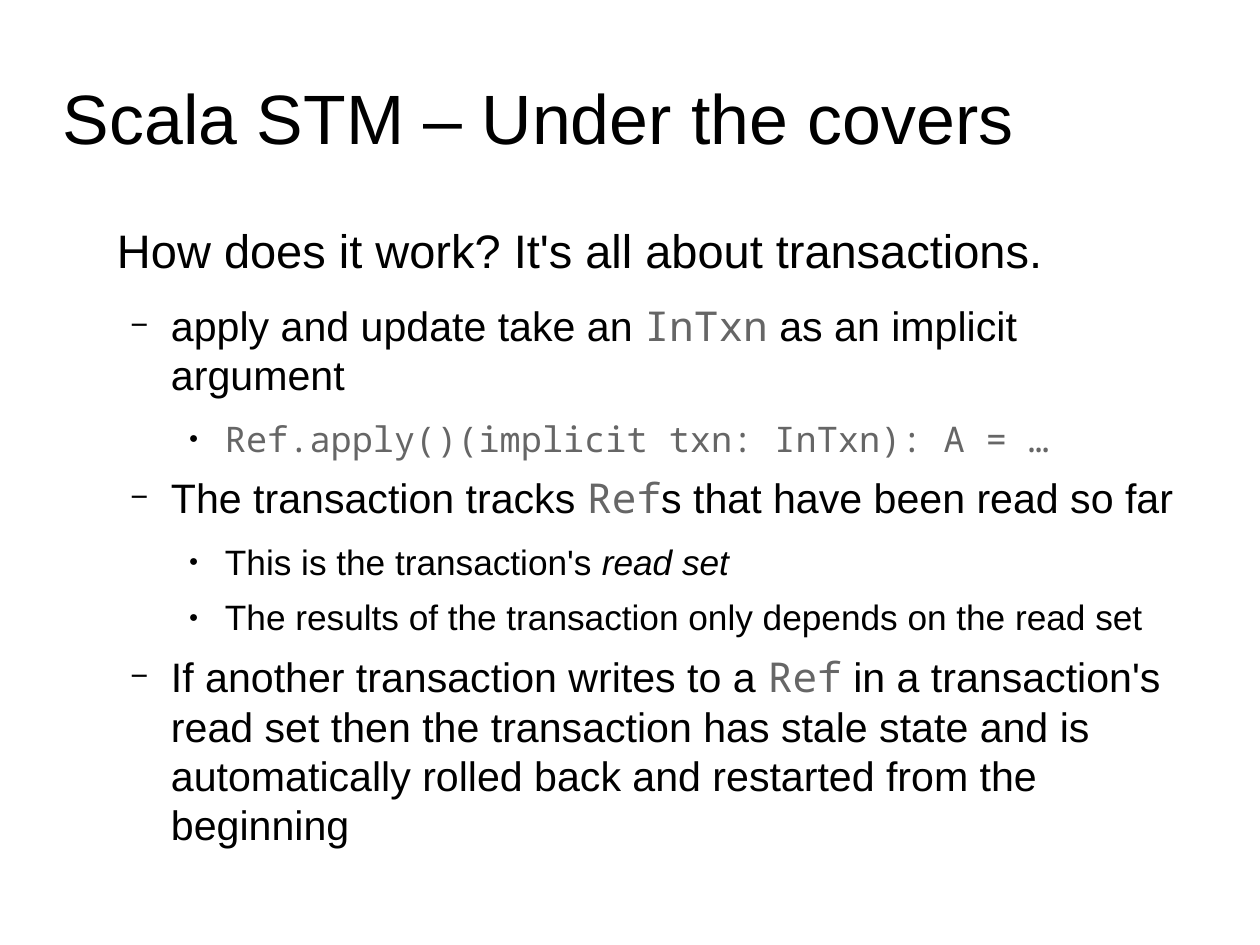
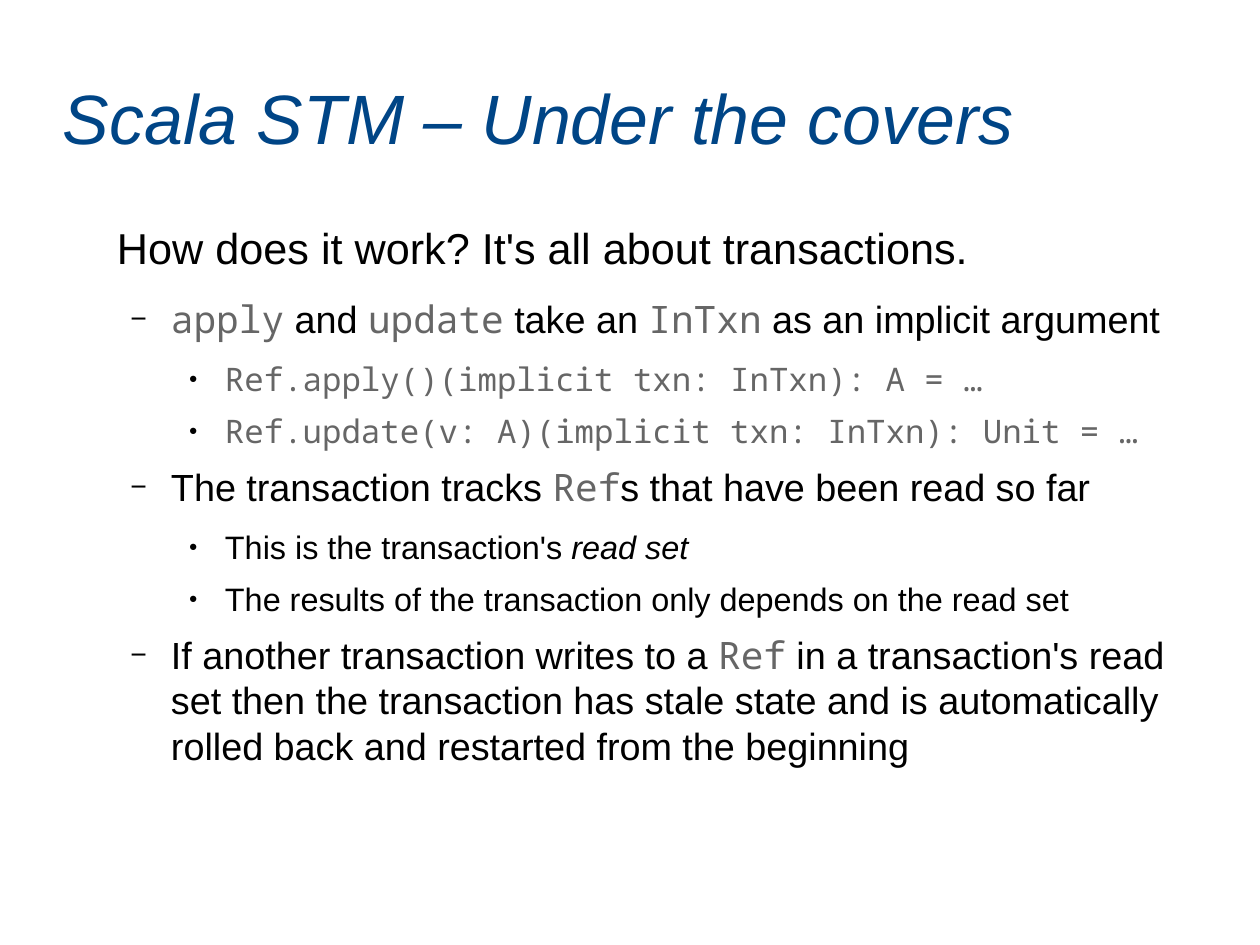
Before and after one commit to marcsaegesser/STMPresentation, a slide deck: slide 15 of slides/STMPresentation.odp. Drawn at 1260x945 pixels with LibreOffice and Linux fonts; fonts in the diff are those of the drawing. Boxes give left, top, right and bottom in pixels: in the first picture for what was removed or moved away, otherwise in the second. Text is boxed around its words. In the diff, an @@ line names an element or a change of style, - is before the commit and + after.

```diff
--- a/slides/STMPresentation.odp
+++ b/slides/STMPresentation.odp
@@ title "Scala STM – Under the ..." at box(63, 93, 1014, 145): text colour #000000 to #004586, italic on @@
@@ text at box(117, 232, 1165, 767): size 29.6 to 27.2 pt in "How does it work? It's all about ..."; size 25.9 to 23.8 pt in "apply and update take an InTxn as ...", "The transaction tracks Refs that have been ...", "If another transaction writes to a Ref ..."; font Arial to Noto Sans Mono, text colour #000000 to #666666 in "apply update"; size 22.2 to 20.4 pt in "Ref.apply()(implicit txn: InTxn): A = …", "This is the transaction's read set", "The results of the transaction only depends ..." @@
@@ text at box(225, 418, 1061, 451): paragraph added @@
+    ● Ref.update(v: A)(implicit txn: InTxn): Unit = …
```
Also in this commit, not shown: 28 other slides changed, 7 other files.
